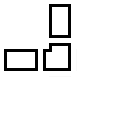
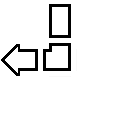
Layered file, before and after one edit (120×120). Changes by layer:
added layer "Layer 1" above "Layer 0 copy 4" over [1, 44, 20, 76]
painted on "Layer 0 copy 4" over [4, 44, 20, 76]
